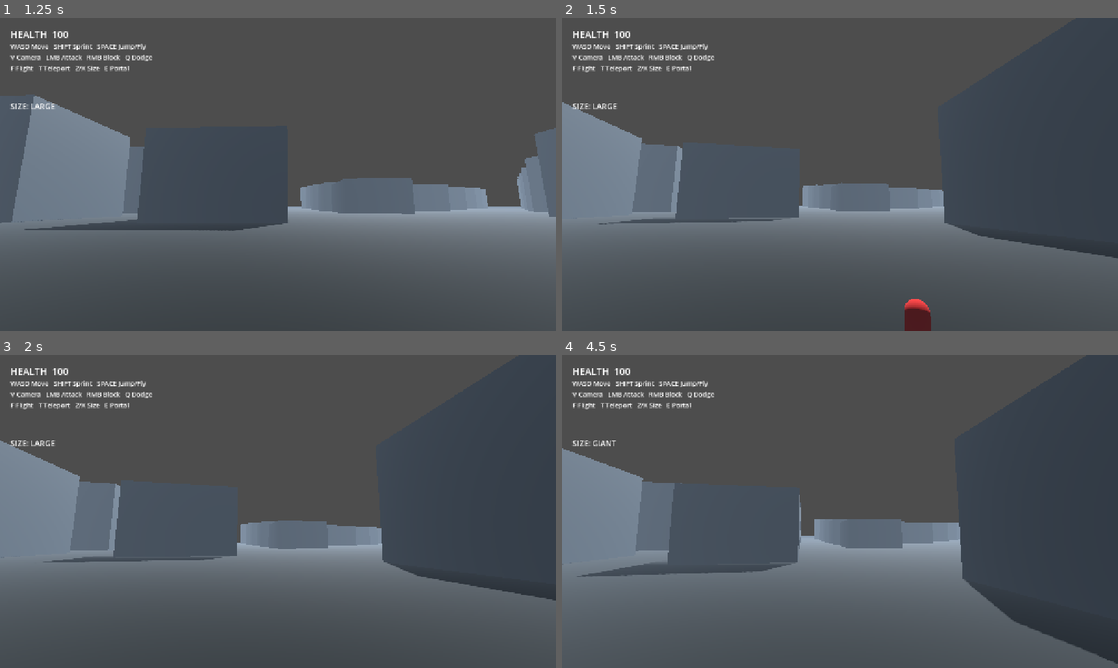
Above: before the commit, frames 1-4 (two rows, left to right).
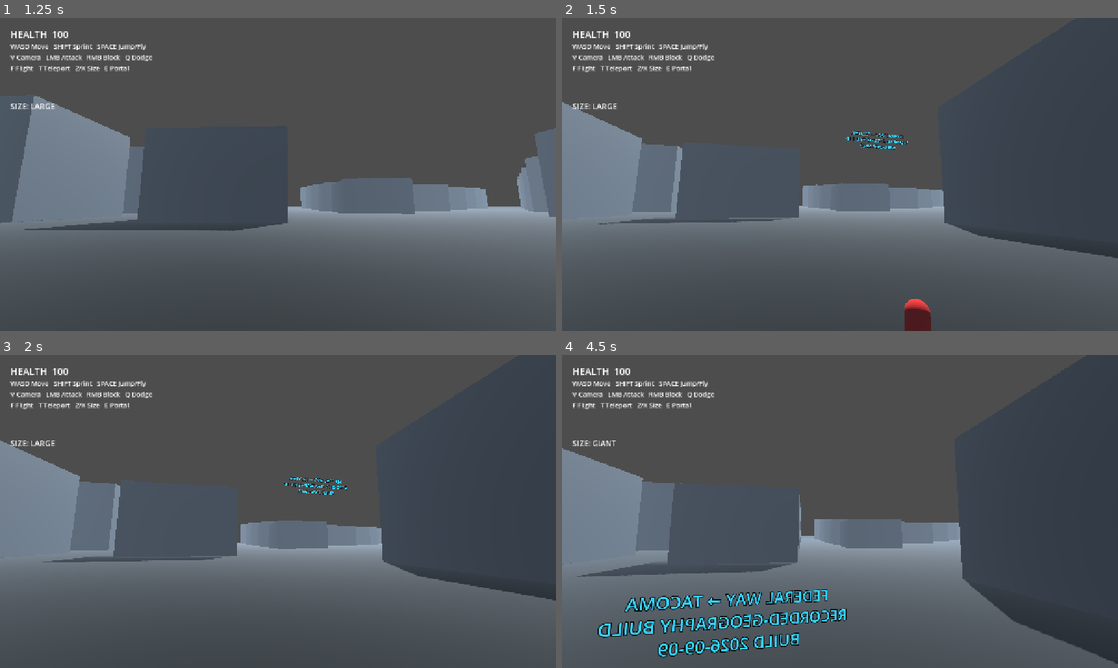
Above: after the commit, the same moments.

Repository: johnhenrystoney25/aeris
Game: Godot game, scene res://scenes/main/main.tscn
Same seed, same stepped clock (60 frames per second), same inputs: the game is played once before the commit and once after it.
Inputs (mouse positions are in pixels of both pictures, inside the frame that each line leads up to):
- Up to frame 1 (1.25 s): tap Enter at 0.5 s; move the mouse to (272, 180) at 0.52 s; hold X (ability_size_up) from 0.53 s (still down); tap F (ability_flight) at 0.6 s; click (272, 180) at 0.67 s; tap Space (jump) at 0.77 s
- Up to frame 2 (1.5 s): keep holding X (ability_size_up); tap Space (jump) at 1.25 s; move the mouse to (878, 177) at 1.27 s; tap T (ability_teleport) at 1.35 s
- Up to frame 3 (2 s): keep holding X (ability_size_up); tap Space (jump) at 1.52 s
- Up to frame 4 (4.5 s): tap Enter at 2, 4.25 s; move the mouse to (795, 508) at 2.02 s; click (795, 508) at 2.1 s; tap Space (jump) at 2.75, 3.02, 3.77 s; move the mouse to (845, 511) at 2.77 s; release X (ability_size_up) at 2.78 s; hold A (move_left) 2.78-3.53 s; right-click (845, 511) at 2.85 s; click (845, 511) at 2.92 s; move the mouse to (817, 505) at 3.52 s; hold X (ability_size_up) from 3.53 s (still down); tap Q (dodge) at 3.6 s; move the mouse to (867, 511) at 4.27 s; tap E (portal_use) at 4.35 s

Frame 1 is identical in both runs. In frame 2, 0.2% of the frame differs, in the area x 51-63%, y 36-43%; in frame 3, 0.2%; in frame 4, 3.0%, in the area x 6-52%, y 74-97%.

Commit message:
Add unmistakable Federal Way Tacoma build marker

Diff:
--- a/scenes/city/city.tscn
+++ b/scenes/city/city.tscn
@@ -63,6 +63,7 @@
 [node name="RecordedGeography" type="Node3D" parent="."]
 script = ExtResource("2")
 region_file = "res://data/geography/federal_way_tacoma_region.json"
+fallback_enabled = true
 
 [node name="Ground" type="StaticBody3D" parent="."]
 [node name="Mesh" type="MeshInstance3D" parent="Ground"]
@@ -103,6 +104,13 @@
 font_size = 64
 outline_size = 8
 
+[node name="BuildMarker" type="Label3D" parent="."]
+position = Vector3(0, 10, 2)
+text = "FEDERAL WAY → TACOMA\nRECORDED-GEOGRAPHY BUILD\nBUILD 2026-09-09"
+font_size = 56
+outline_size = 12
+modulate = Color(0.2, 0.85, 1, 1)
+
 [node name="CityTitle" type="Label3D" parent="."]
 position = Vector3(0, 8, -18)
 text = "THE MULTIVERSE // FEDERAL WAY → TACOMA"
Not shown: 1 places in scenes/city/city.tscn that only renumber resources
